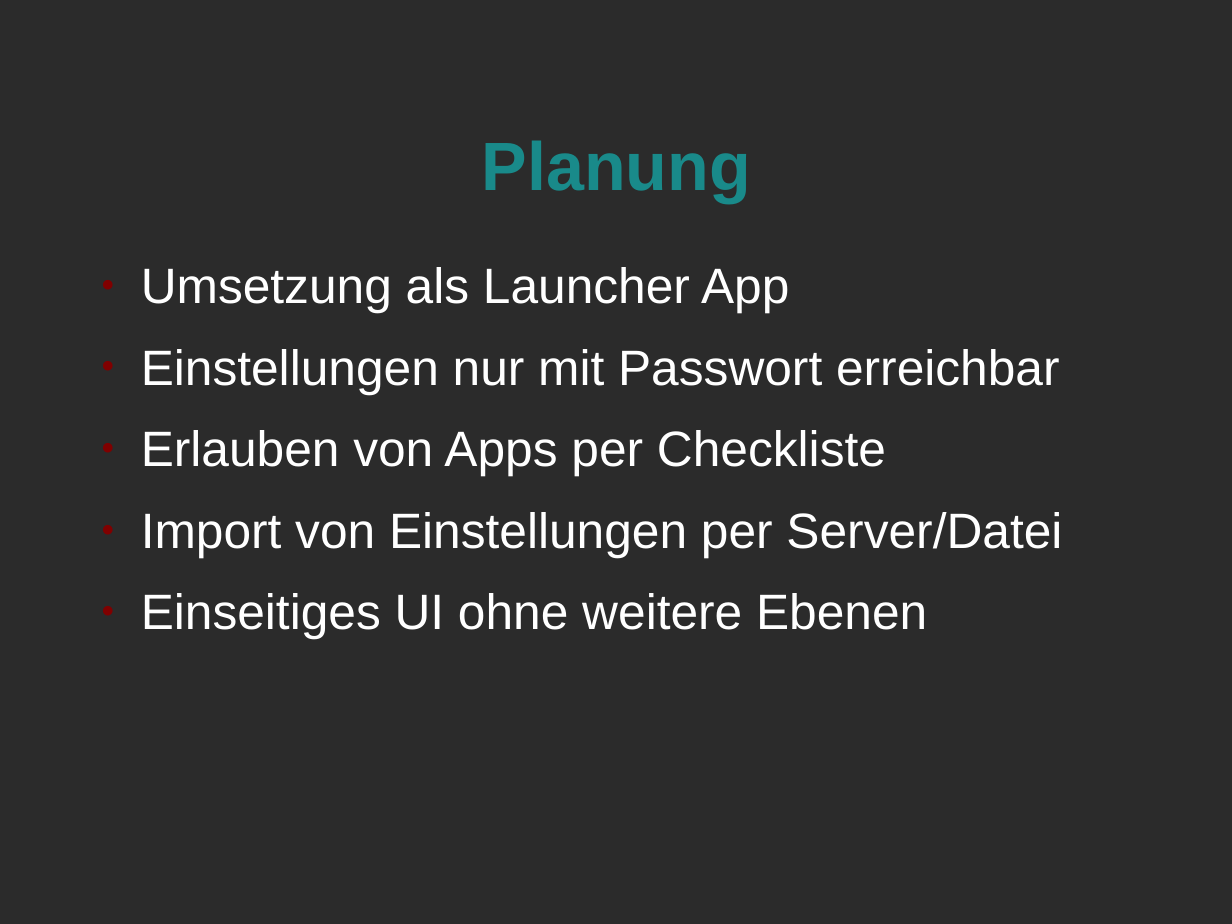
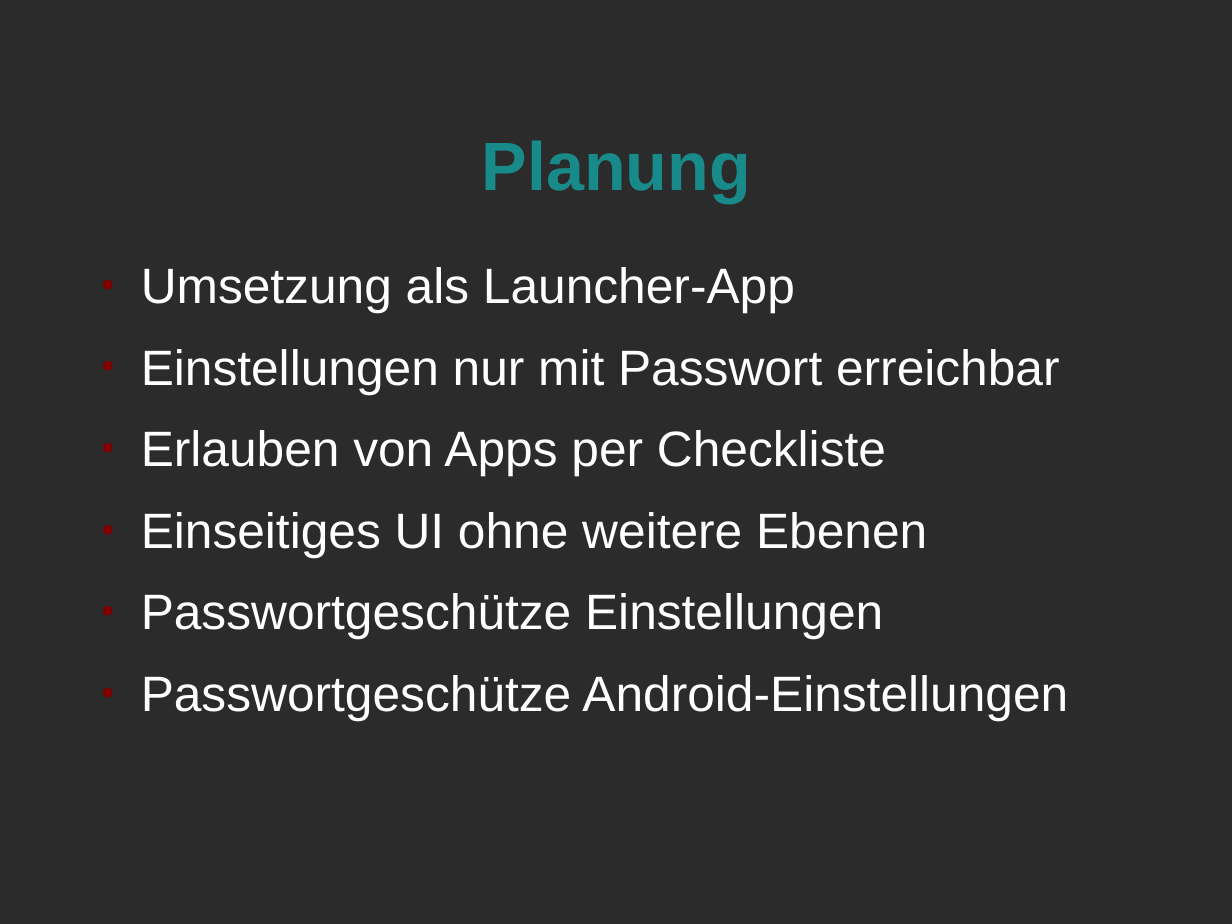
Before and after one commit to jessejin/Kiosk, a slide deck: slide 3 of doc/Rev1_präsi.odp. Drawn at 1232x924 pixels with LibreOffice and Linux fonts; fonts in the diff are those of the drawing; background and template pictures are left out; a plain dark background stands for a picture behind light text. Boxes give left, top, right and bottom in pixels: in the first picture for what was removed or moved away, otherwise in the second. Text is boxed around its words. In the diff, an @@ line names an element or a change of style, - is before the commit and + after.

Commit message:
Presentation for 13.07.2011

```diff
--- a/doc/Rev1_präsi.odp
+++ b/doc/Rev1_präsi.odp
@@ text at box(141, 267, 795, 313): text changed @@
-● Umsetzung als Launcher App
+● Umsetzung als Launcher-App
@@ text at box(141, 512, 1062, 557): paragraph removed @@
-● Import von Einstellungen per Server/Datei
@@ text at box(141, 593, 1068, 721): paragraphs added @@
+● Passwortgeschütze Einstellungen
+● Passwortgeschütze Android-Einstellungen
```
Also in this commit, not shown: 1 other slide changed, 5 slides added, 3 slides removed.
